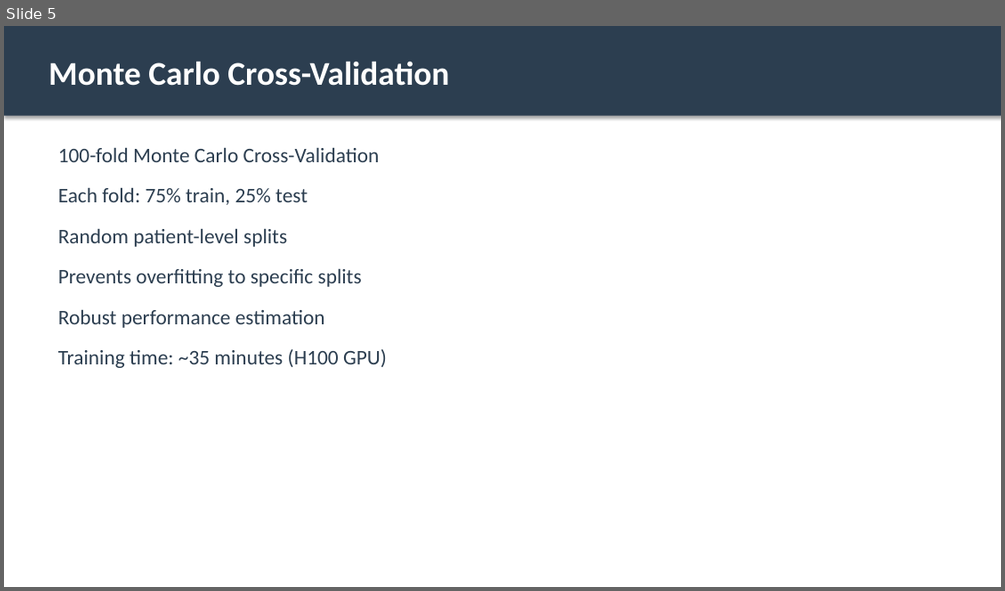
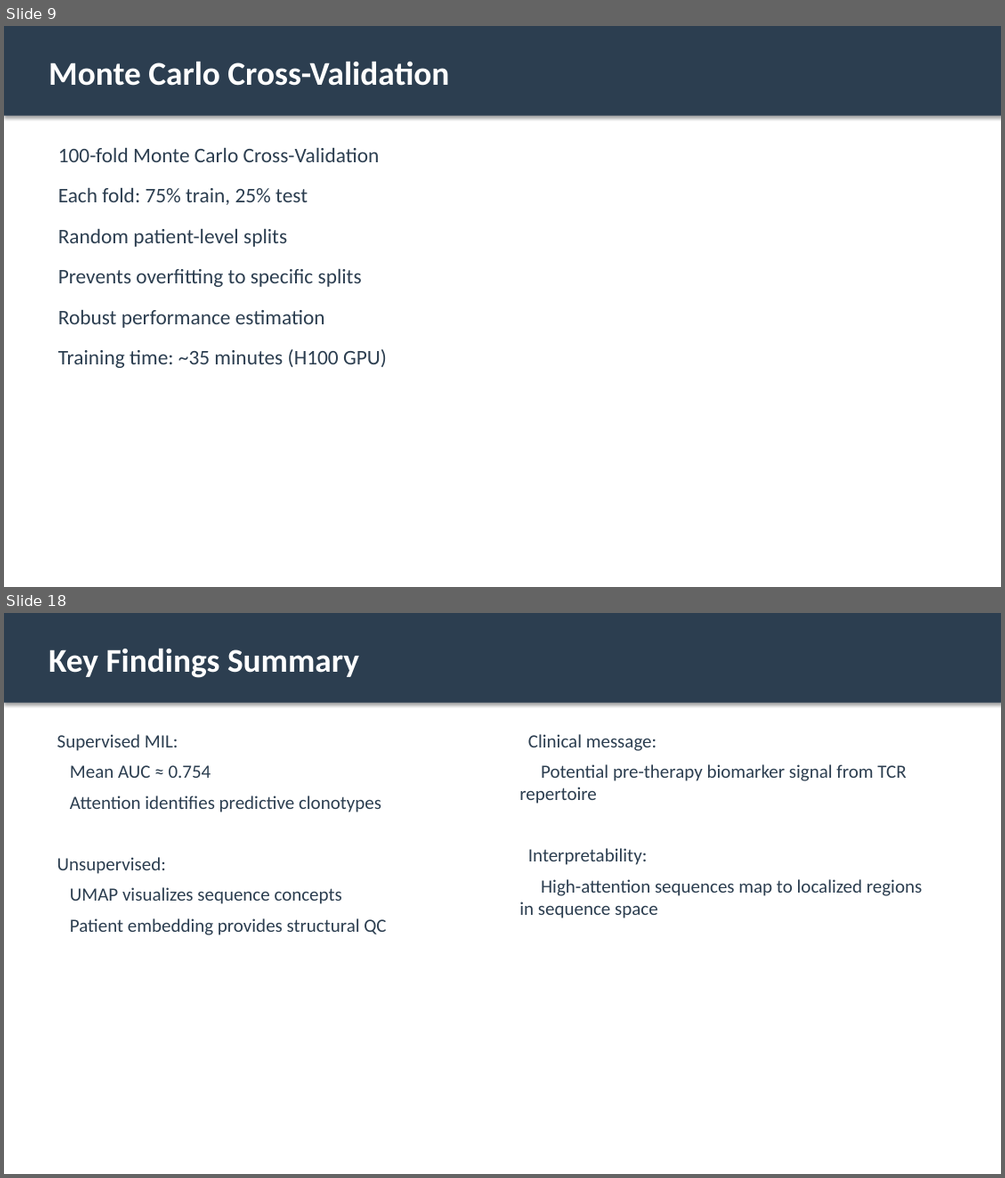
Before and after one commit to MateenahJAHAN/Final_Deliverable_DeepTCRResearch_Mateenah_Jahan_CSIR, a slide deck: results/DeepTCR_Results_Presentation.pptx. Shown one above the other, each under a label of ours: slide 5 before the commit, slides 9 and 18 after it; the slides between them are not shown. The pictures are 1005x591 and 1005x1178 pixels, drawn with LibreOffice and Linux fonts; fonts in the diff are those of the drawing. Boxes give left, top, right and bottom in pixels: in the first picture for what was removed or moved away, otherwise in the second. Text is boxed around its words. In the diff, an @@ line names an element or a change of style, - is before the commit and + after.

```diff
--- a/results/DeepTCR_Results_Presentation.pptx
+++ b/results/DeepTCR_Results_Presentation.pptx
@@ slide 18 added at (4,613,1001,1174), background #FFFFFF @@
@@ rectangle added at (4,613,1001,703), fill #2C3E50 @@
@@ text added at (48,648,359,678), 32 pt, text #FFFFFF, bold @@
+Key Findings Summary
@@ text added at (57,734,386,935), 18 pt, text #2C3E50 @@
+Supervised MIL:
+Mean AUC ≈ 0.754
+Attention identifies predictive clonotypes
+Unsupervised:
+UMAP visualizes sequence concepts
+Patient embedding provides structural QC
@@ text added at (519,734,922,918), 18 pt, text #2C3E50 @@
+Clinical message:
+Potential pre-therapy biomarker signal from TCR repertoire
+Interpretability:
+High-attention sequences map to localized regions in sequence space
@@ what was slide 5 is now slide 9 @@
```
Also in this commit, not shown: 5 slides changed, 13 other slides added, 8 slides removed, 2 other files.
